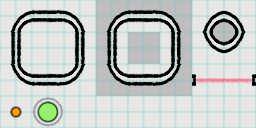
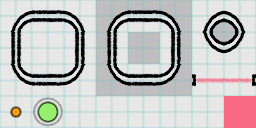
Layer changes from the first 256 x 128 image to the second:
added layer "Debug Tile" above "Pellet" over box(224, 96, 256, 128)
painted on "Walls" over box(224, 96, 256, 128)
painted on "Grid vertical" over box(224, 96, 256, 128)
painted on "Grid horizontal" over box(224, 96, 256, 128)
painted on "Walls outside" over box(224, 96, 256, 128)
painted on "Bg" over box(224, 96, 256, 128)
